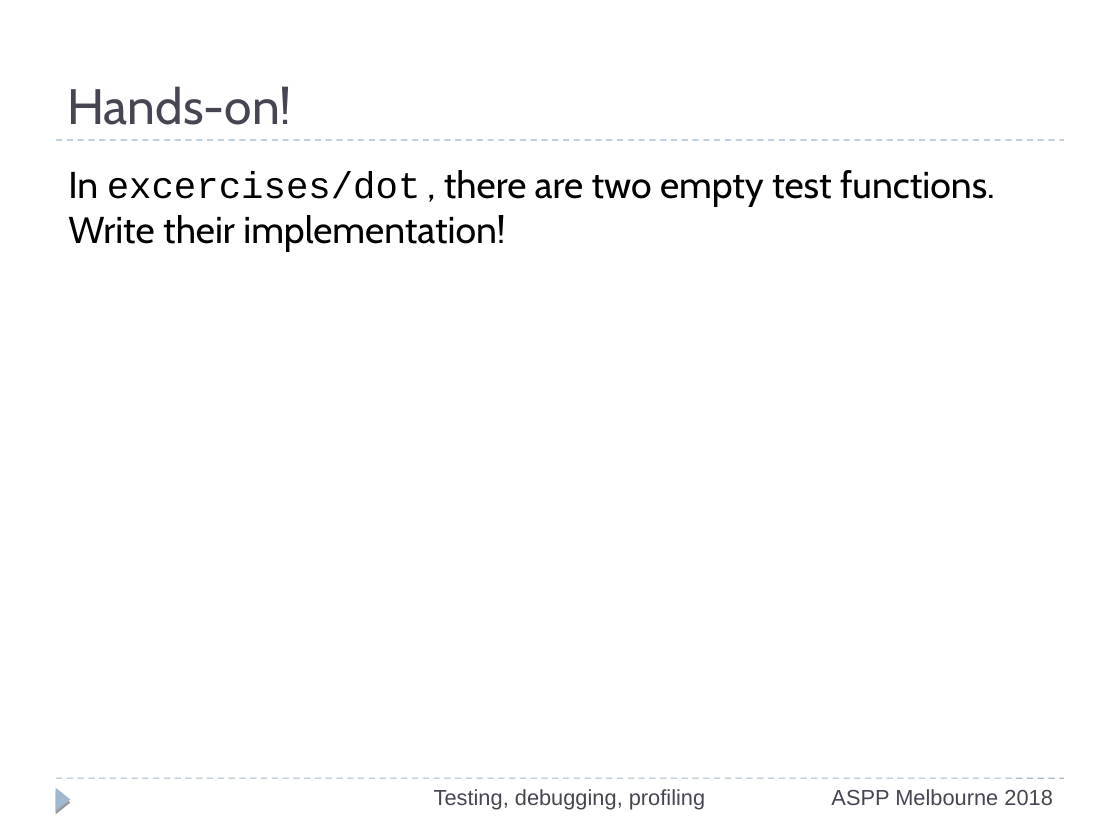
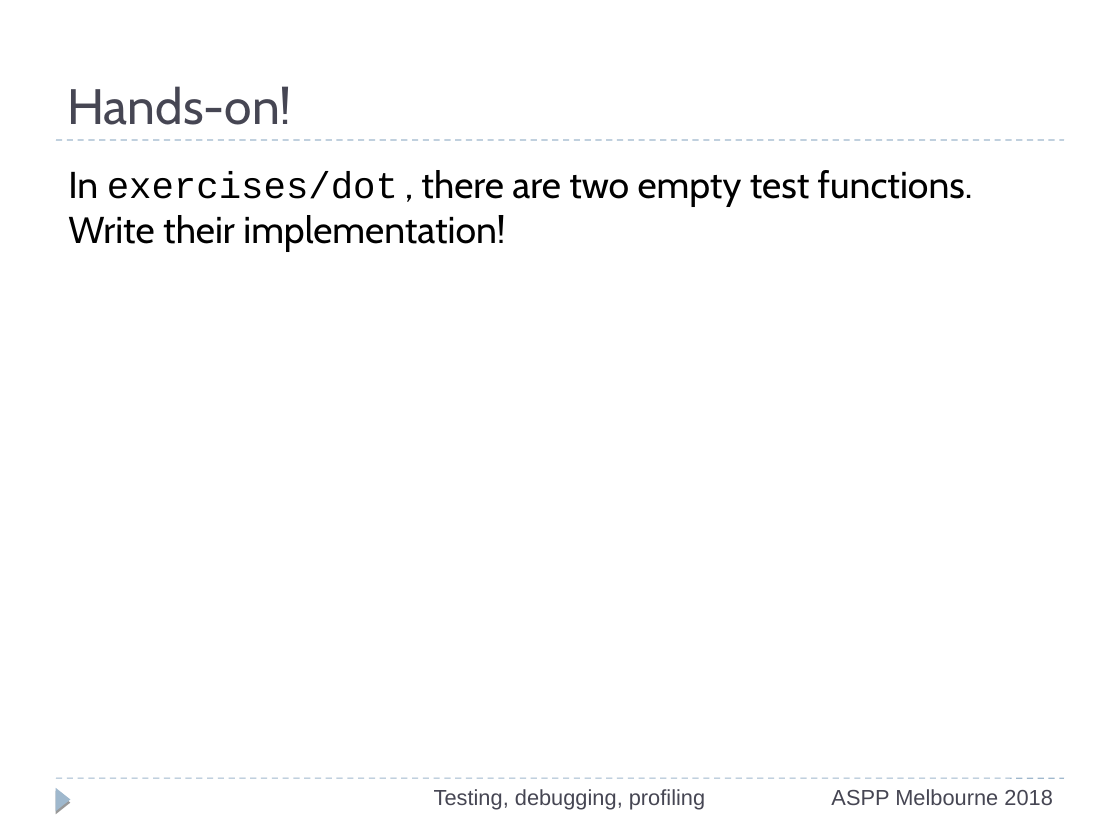
Before and after one commit to ASPP/testing_debugging_profiling, a slide deck: slide 33 of testing-debugging-profiling.odp (slide 31 before the commit). Drawn at 1120x840 pixels with LibreOffice and Linux fonts; fonts in the diff are those of the drawing. Boxes give left, top, right and bottom in pixels: in the first picture for what was removed or moved away, otherwise in the second. Text is boxed around its words. In the diff, an @@ line names an element or a change of style, - is before the commit and + after.

```diff
--- a/testing-debugging-profiling.odp
+++ b/testing-debugging-profiling.odp
@@ text at <box>68,170,973,251</box>: text changed @@
-In excercises/dot , there are two empty test functions. Write their implementation!
+In exercises/dot , there are two empty test functions. Write their implementation!
```
Also in this commit, not shown: 48 other slides changed.
